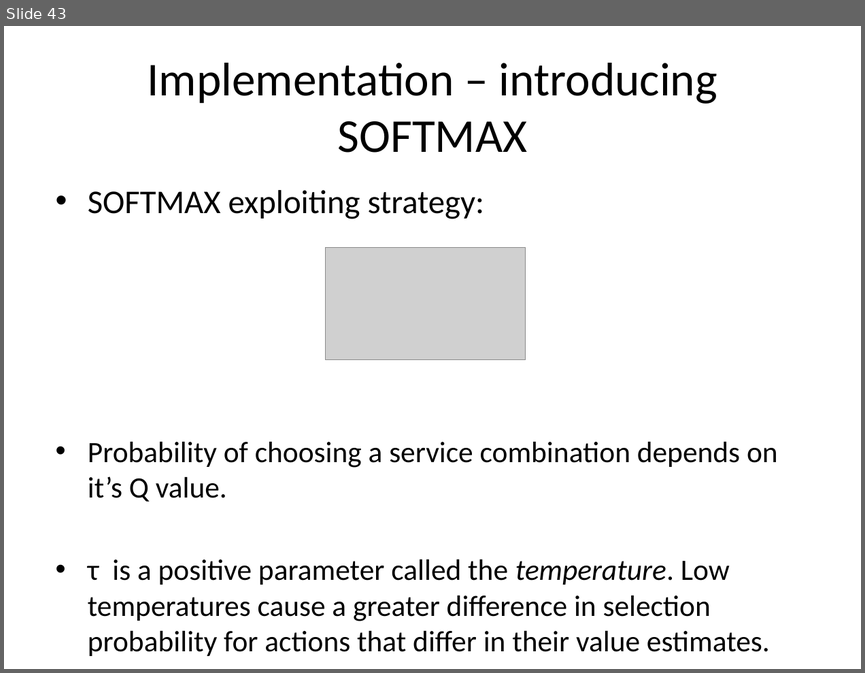
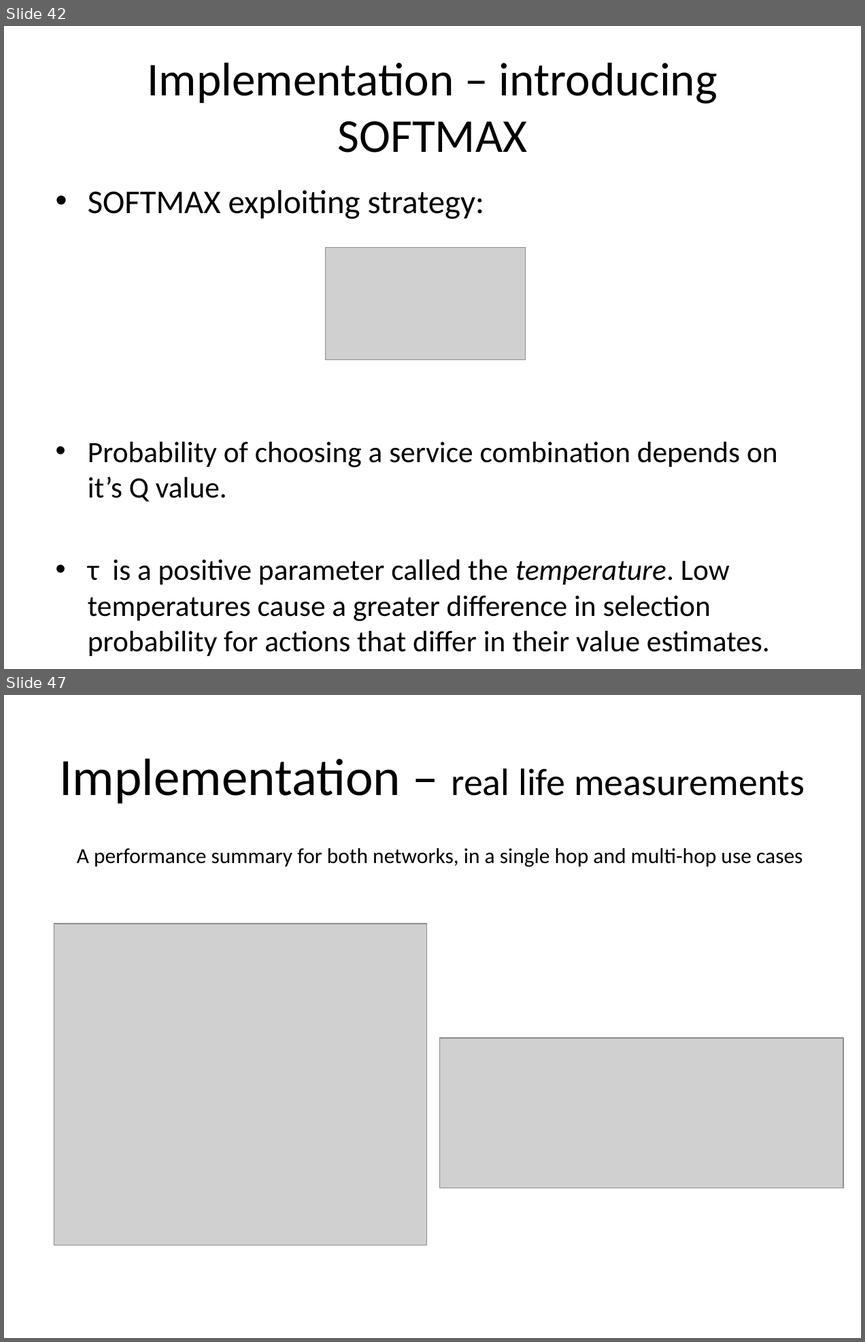
Before and after one commit to ro1208984/learning.java, a slide deck: Mobile Day presentation.pptx. Shown one above the other, each under a label of ours: slide 43 before the commit, slides 42 and 47 after it; the slides between them are not shown. The pictures are 865x673 and 865x1342 pixels, drawn with LibreOffice and Linux fonts; fonts in the diff are those of the drawing; grey boxes stand for pictures. Boxes give left, top, right and bottom in pixels: in the first picture for what was removed or moved away, otherwise in the second. Text is boxed around its words. In the diff, an @@ line names an element or a change of style, - is before the commit and + after.

```diff
--- a/Mobile Day presentation.pptx
+++ b/Mobile Day presentation.pptx
@@ slide 47 added at bbox=[4, 695, 861, 1338], background #FFFFFF @@
@@ title added at bbox=[60, 758, 805, 804], 32 pt, text #000000 @@
+Implementation – real life measurements
@@ text added at bbox=[77, 848, 802, 867], 18 pt, text #000000 @@
+A performance summary for both networks, in a single hop and multi-hop use cases
@@ picture added at bbox=[54, 923, 426, 1245] @@
@@ picture added at bbox=[439, 1038, 843, 1187] @@
@@ what was slide 43 is now slide 42 @@
```
Also in this commit, not shown: 17 slides changed, 4 other slides added, 2 slides removed.
